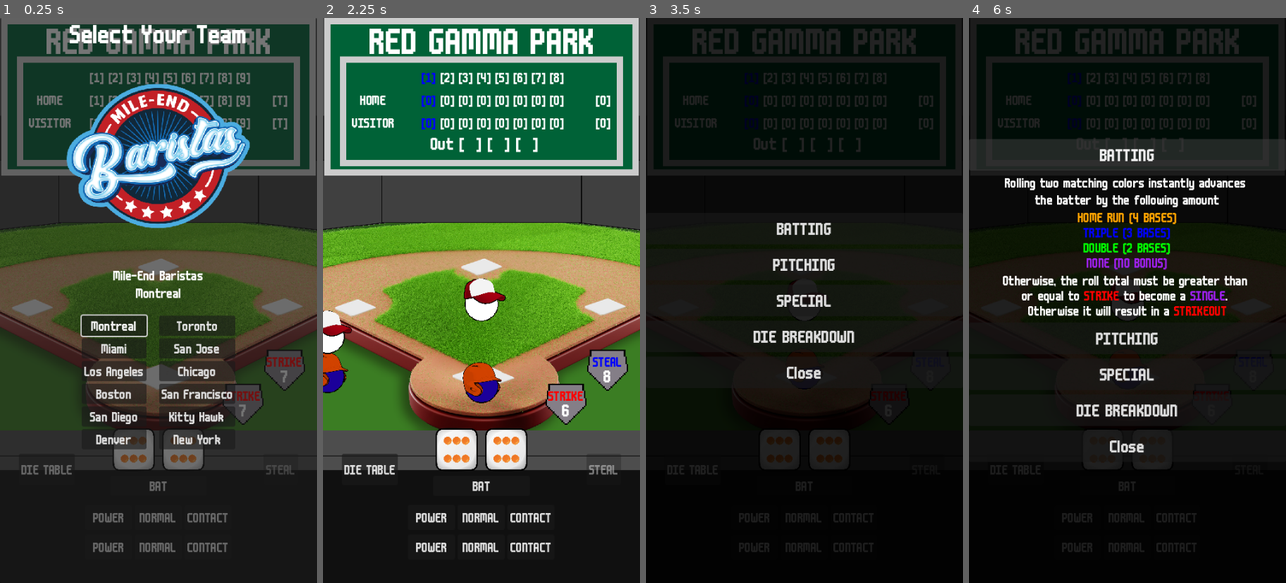
Above: before the commit, frames 1-4 (left to right).
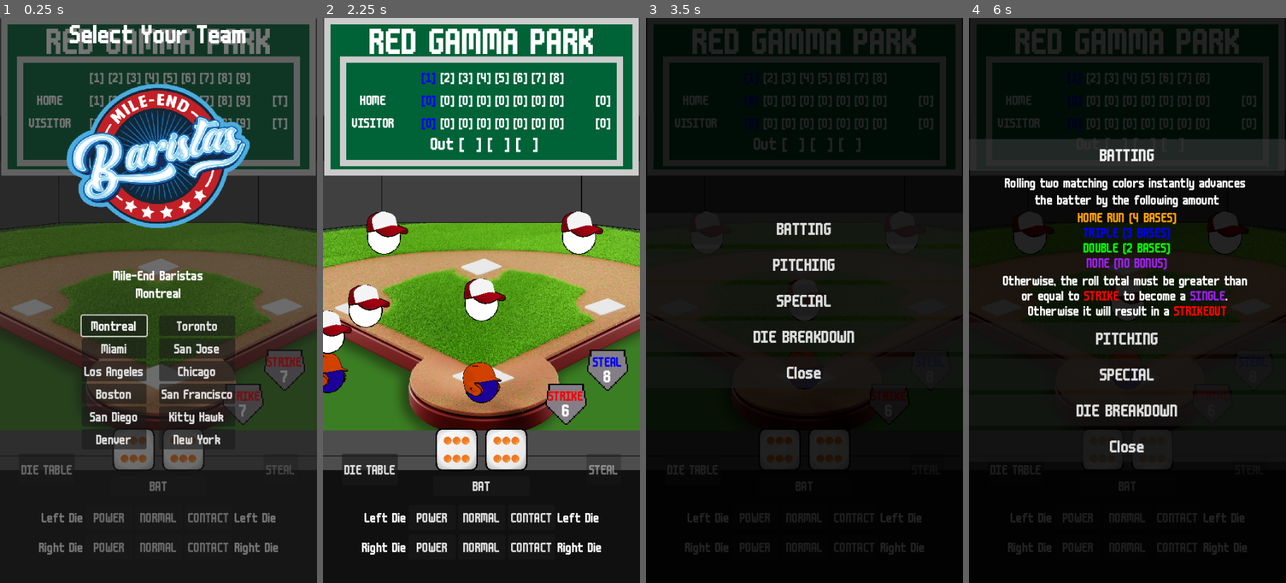
Above: after the commit, the same moments.

Repository: articrus/ROLL_BASEBALL
Game: Godot game, scene res://scenes/game_scene.tscn
Same seed, same stepped clock (60 frames per second), same inputs: the game is played once before the commit and once after it. This scene is started directly instead of the project's main scene.
Inputs:
- Up to frame 1 (0.25 s): no input
- Up to frame 2 (2.25 s): click "NORMAL" at 0.5 s; click "NORMAL" at 1.25 s; click "New York" at 2 s
- Up to frame 3 (3.5 s): click "DIE TABLE" at 2.75 s
- Up to frame 4 (6 s): click "POWER" at 3.5 s; click "CONTACT" at 4.25 s; click "BAT" at 5 s; click "BATTING" at 5.75 s

The runs differ from the first frame. In frame 1, 1.0% of the frame differs, in the area x 12-88%, y 87-95%; in frame 2, 3.4%, in the area x 7-89%, y 34-95%; in frame 3, 0.5%; in frame 4, 1.1%.

Commit message:
Baseball Update
-Added the baseball, which appears when trying to roll to bat or pitch
-Tweak the ball a bit, get the spin and update the graphics

TODO:
-Bat and glove animations (can be done with anim players)
-Tweak the UI
-Fix confirm email
-More graphics
-Tweak strategy boxes

Diff:
--- /dev/null
+++ b/actors/objects/base_ball.tscn
@@ -0,0 +1,9 @@
+[gd_scene format=3 uid="uid://coa6jxkjohluk"]
+
+[ext_resource type="Texture2D" uid="uid://d2naq7wru5x4x" path="res://art/objects/baseball.png" id="1_oq3o0"]
+[ext_resource type="Script" uid="uid://n62kehm1802c" path="res://scripts/actors/objects/base_ball.gd" id="2_f0fm3"]
+
+[node name="BaseBall" type="Sprite2D" unique_id=1072157743]
+scale = Vector2(0.05, 0.05)
+texture = ExtResource("1_oq3o0")
+script = ExtResource("2_f0fm3")
--- a/scenes/game_scene.tscn
+++ b/scenes/game_scene.tscn
@@ -46,8 +46,17 @@
 [node name="Score" type="Marker2D" parent="Bases" unique_id=1436831474]
 position = Vector2(291, 325)
 
+[node name="BallScore" type="Marker2D" parent="Bases" unique_id=1570568221]
+position = Vector2(252, -252)
+
 [node name="Spawn" type="Marker2D" parent="Bases" unique_id=1093195683]
 position = Vector2(0, 180)
+
+[node name="FieldA" type="Marker2D" parent="Bases" unique_id=1346008917]
+position = Vector2(155, -90)
+
+[node name="FieldB" type="Marker2D" parent="Bases" unique_id=1678031922]
+position = Vector2(-155, -90)
 
 [node name="Players" type="Node2D" parent="." unique_id=1756745962]
 script = ExtResource("2_y3j0m")
--- /dev/null
+++ b/scripts/actors/objects/base_ball.gd
@@ -0,0 +1,13 @@
+extends Sprite2D
+@export var pitchTime:= 0.25
+@export var scoreTime:= 0.5
+
+# Pitches the ball, then sets the end position
+func _pitch_ball(homePlate: Vector2, endPos: Vector2) -> void:
+	var pitchTween = create_tween()
+	pitchTween.tween_property(self, "global_position", homePlate, pitchTime)
+	await pitchTween.finished
+	var endTween = create_tween()
+	endTween.tween_property(self, "global_position", endPos, scoreTime)
+	await endTween.finished
+	self.queue_free()
--- a/scripts/classes/signalbus.gd
+++ b/scripts/classes/signalbus.gd
@@ -8,6 +8,7 @@
 signal special_pressed
 signal game_over(home: int, visit: int, average: float, victory: bool)
 signal disable_roll(toggle: bool)
+signal pitch_ball(homePos: Vector2, endPos: Vector2)
 
 # Logging In
 signal user_login
--- a/scripts/game_scene/bases.gd
+++ b/scripts/game_scene/bases.gd
@@ -9,6 +9,8 @@
 @onready var outPos = $Out
 @onready var spawnPos = $Spawn
 @onready var scorePos = $Score
+@onready var fieldPositions = [$FieldA, $FieldB]
+@onready var ballScore = $BallScore ##Where the ball goes when it scores
 
 func _get_base_position(plate: int) -> Vector2:
 	return basePlates[plate].global_position
@@ -17,6 +19,17 @@
 func _get_position(node) -> Vector2:
 	return node.global_position
 
+# For setting field batters
+func _get_field_position(index: int) -> Vector2:
+	return fieldPositions[index].global_position
+
+# Get the position of the ball for animations
+func _get_ball_position(didScore: bool) -> Vector2:
+	if didScore:
+		return _get_position(ballScore)
+	else:
+		return fieldPositions[randi_range(0, 1)].global_position
+
 # Ease of access
 func _get_pitch_position() -> Vector2: return _get_position(pitchPlate)
 func _get_out_position() -> Vector2: return _get_position(outPos)
--- a/scripts/game_scene/game_scene.gd
+++ b/scripts/game_scene/game_scene.gd
@@ -3,12 +3,14 @@
 @onready var playerManager = $Players
 @onready var gameManager = $GameManager
 @onready var gameUI = $CanvasLayer/PlayerUI
+@onready var baseBall = load("res://actors/objects/base_ball.tscn")
 # Export and other vars
 var playerTeam: Enums.CITY
 var enemyTeam: Enums.CITY
 
 func _ready() -> void:
 	playerManager.bases = bases
+	gameManager.basePositions = bases
 	_connect_signals()
 
 # Start a new inning
@@ -19,11 +21,18 @@
 		playerManager._add_player_to_bat(enemyTeam)
 		playerManager._add_player_to_pitch(playerTeam)
 		playerManager.batTeam = enemyTeam
+		playerManager._add_players_to_field(playerTeam)
 	else:
 		# Player Bats
 		playerManager._add_player_to_bat(playerTeam)
 		playerManager._add_player_to_pitch(enemyTeam)
 		playerManager.batTeam = playerTeam
+		playerManager._add_players_to_field(enemyTeam)
+
+func _pitch_the_ball(homePos: Vector2, endPos: Vector2) -> void:
+	var newBall = baseBall.instantiate()
+	add_child(newBall)
+	newBall._pitch_ball(homePos, endPos)
 
 func _clear_field() -> void:
 	playerManager._clear_the_field()
@@ -46,3 +55,4 @@
 	gameManager.strike_one_base.connect(playerManager._out_one_player)
 	Signalbus.update_inning.connect(_start_inning)
 	Signalbus.team_selected.connect(_set_teams)
+	Signalbus.pitch_ball.connect(_pitch_the_ball)
--- a/scripts/managers/game_manager.gd
+++ b/scripts/managers/game_manager.gd
@@ -18,6 +18,8 @@
 # Special
 signal advance_one_base(baseNumber: int)
 signal strike_one_base(baseNumber: int)
+# Reference to bases
+var basePositions
 
 # Connect any necessary signals
 func _ready() -> void:
@@ -28,6 +30,8 @@
 func _process_rolling(left_die: Enums.DIE_TYPES, right_die: Enums.DIE_TYPES) -> void:
 	Signalbus.disable_roll.emit(true)
 	var result = Dice._process_roll(left_die, right_die, strikeDC[current_inning], current_inning % 2 != 0)
+	var didScore = result[1] != Enums.BATTING_RESULT.STRIKEOUT
+	Signalbus.pitch_ball.emit(basePositions._get_base_position(3), basePositions._get_ball_position(didScore))
 	var runs = 0
 	await Signalbus.resume_processing
 	Signalbus.display_die_total.emit(result[0])
--- a/scripts/managers/players_manager.gd
+++ b/scripts/managers/players_manager.gd
@@ -71,6 +71,16 @@
 	newPlayer.global_position = bases._get_pitch_position()
 	newPlayer.z_index = 5 # Ensure pitchers are in front
 
+func _add_players_to_field(team: Enums.CITY) -> void:
+	var playerA = player.instantiate()
+	var playerB = player.instantiate()
+	add_child(playerA)
+	add_child(playerB)
+	playerA._setup_player(team, false)
+	playerA.global_position = bases._get_field_position(0)
+	playerB._setup_player(team, false)
+	playerB.global_position = bases._get_field_position(1)
+
 func _clear_the_field() -> void:
 	for actor in self.get_children():
 		actor._strikeout(bases._get_out_position())
--- a/ui/hud_components/die_strategy.tscn
+++ b/ui/hud_components/die_strategy.tscn
@@ -21,6 +21,11 @@
 alignment = 1
 script = ExtResource("1_706v5")
 
+[node name="Label" type="Label" parent="." unique_id=1909782112]
+layout_mode = 2
+theme = ExtResource("1_cypsq")
+text = "Left Die"
+
 [node name="PowerBtn" type="Button" parent="." unique_id=1225632445]
 custom_minimum_size = Vector2(75, 0)
 layout_mode = 2
@@ -38,3 +43,8 @@
 layout_mode = 2
 theme = ExtResource("1_cypsq")
 text = "CONTACT"
+
+[node name="Label2" type="Label" parent="." unique_id=985460795]
+layout_mode = 2
+theme = ExtResource("1_cypsq")
+text = "Left Die"
--- a/ui/player_ui.tscn
+++ b/ui/player_ui.tscn
@@ -68,6 +68,12 @@
 offset_top = 12.0
 offset_right = 117.0
 offset_bottom = 52.0
+
+[node name="Label" parent="Bottom/RightStrategy" index="0" unique_id=1909782112]
+text = "Right Die"
+
+[node name="Label2" parent="Bottom/RightStrategy" index="4" unique_id=985460795]
+text = "Right Die"
 
 [node name="RollBox" parent="Bottom" unique_id=2025816388 instance=ExtResource("4_iwa1g")]
 layout_mode = 1
@@ -148,3 +154,5 @@
 
 [connection signal="pressed" from="Bottom/HBoxContainer/DieTableButon" to="." method="_on_die_table_buton_pressed"]
 [connection signal="pressed" from="Bottom/HBoxContainer/StealTagButton" to="." method="_on_steal_tag_button_pressed"]
+
+[editable path="Bottom/RightStrategy"]
Binary file added: art/objects/baseball.png
Not shown, added: art/objects/baseball.png.import
Not shown, added: scripts/actors/objects/base_ball.gd.uid
